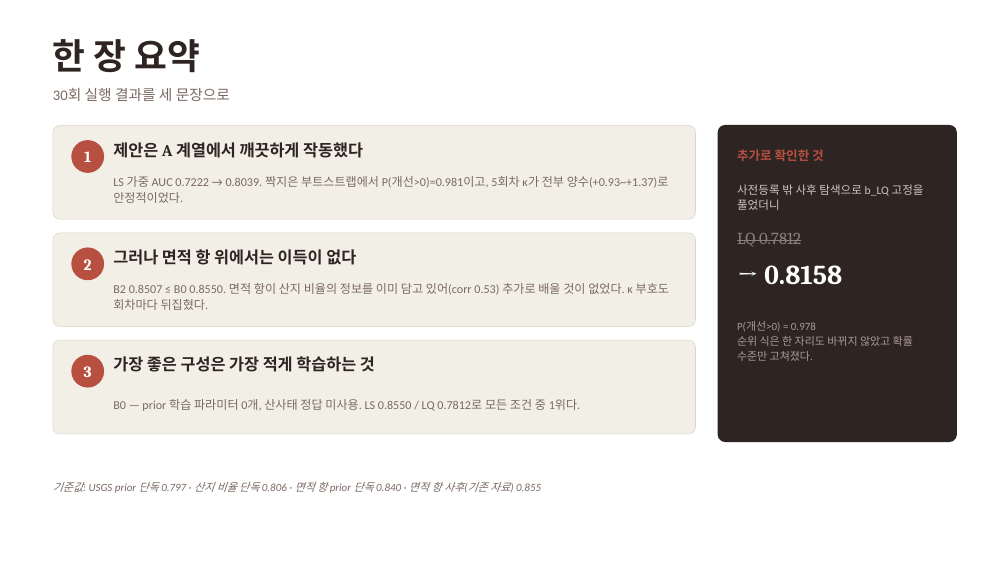
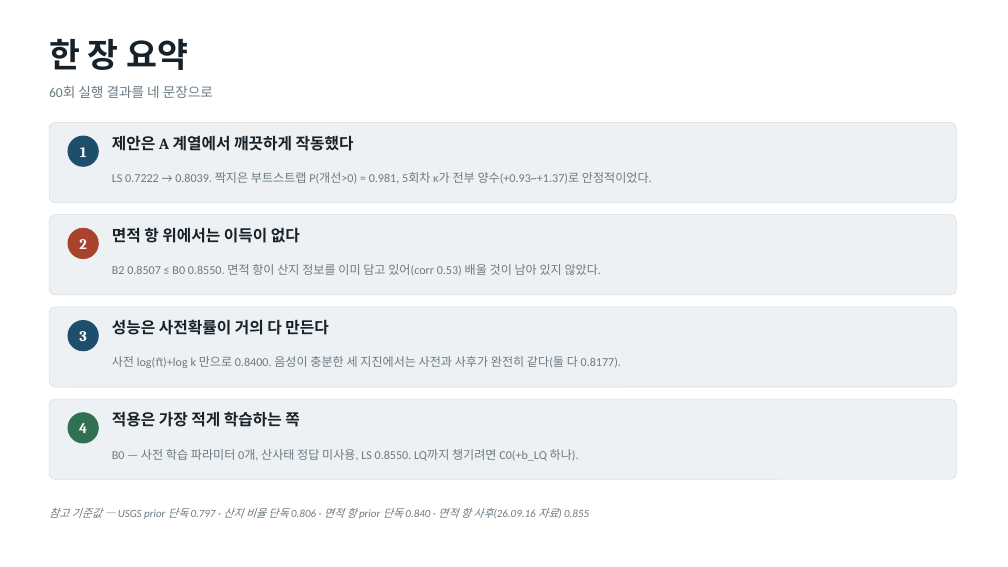
Before and after one commit to minji1217/pilotA, a slide deck: slide 2 of results/deck/LOEO_발표자료.pptx. Drawn at 1008x567 pixels with LibreOffice and Linux fonts; fonts in the diff are those of the drawing. Boxes give left, top, right and bottom in pixels: in the first picture for what was removed or moved away, otherwise in the second. Text is boxed around its words. In the diff, an @@ line names an element or a change of style, - is before the commit and + after.

```diff
--- a/results/deck/LOEO_발표자료.pptx
+++ b/results/deck/LOEO_발표자료.pptx
@@ text "한 장 요약" at [49, 39, 188, 70]: size 34 to 32 pt, text colour #2E2422 to #16212A @@
@@ text at [49, 85, 213, 98]: text changed; size 14 to 13 pt; text colour #7A6A63 to #6B7A84 @@
-30회 실행 결과를 세 문장으로
+60회 실행 결과를 네 문장으로
@@ rounded rectangle: place and size @@
-rounded rectangle at [53, 126, 696, 219]
+rounded rectangle at [49, 123, 957, 203]
@@ ellipse: place and size @@
-ellipse at [72, 141, 104, 172]
+ellipse at [68, 136, 98, 166]
@@ ellipse at [68, 136, 98, 166]: fill #B85042 to #1D4E6B; outline #B85042 1 pt to #1D4E6B 1 pt @@
@@ text "제안은 A 계열에서 깨끗하게 작동했다" at [112, 135, 354, 151]: size 15.5 to 15 pt, text colour #2E2422 to #16212A @@
@@ rounded rectangle removed at [718, 126, 957, 442] @@
@@ text removed at [737, 149, 824, 161] @@
-추가로 확인한 것
@@ text at [112, 172, 652, 184]: text changed; text colour #7A6A63 to #6B7A84 @@
-LS 가중 AUC 0.7222 → 0.8039. 짝지은 부트스트랩에서 P(개선>0)=0.981이고, 5회차 κ가 전부 양수(+0.93~+1.37)로 안정적이었다.
+LS 0.7222 → 0.8039. 짝지은 부트스트랩 P(개선>0) = 0.981, 5회차 κ가 전부 양수(+0.93~+1.37)로 안정적이었다.
@@ text removed at [737, 184, 924, 210] @@
-사전등록 밖 사후 탐색으로 b_LQ 고정을 풀었더니
@@ rounded rectangle: place and size @@
-rounded rectangle at [53, 233, 696, 327]
+rounded rectangle at [49, 215, 957, 295]
@@ text "2": place and size @@
-text "2" at [84, 259, 92, 270]
+text "2" at [79, 239, 86, 249]
@@ ellipse: place and size @@
-ellipse at [72, 248, 104, 280]
+ellipse at [68, 228, 98, 259]
@@ ellipse at [68, 228, 98, 259]: fill #B85042 to #A8442E; outline #B85042 1 pt to #A8442E 1 pt @@
@@ text at [112, 227, 300, 243]: text changed; size 15.5 to 15 pt; text colour #2E2422 to #16212A @@
-그러나 면적 항 위에서는 이득이 없다
+면적 항 위에서는 이득이 없다
@@ text removed at [737, 233, 801, 247] @@
-LQ 0.7812
@@ text at [112, 264, 601, 275]: text changed; text colour #7A6A63 to #6B7A84 @@
-B2 0.8507 ≤ B0 0.8550. 면적 항이 산지 비율의 정보를 이미 담고 있어(corr 0.53) 추가로 배울 것이 없었다. κ 부호도 회차마다 뒤집혔다.
+B2 0.8507 ≤ B0 0.8550. 면적 항이 산지 정보를 이미 담고 있어(corr 0.53) 배울 것이 남아 있지 않았다.
@@ text removed at [764, 265, 842, 285] @@
-→ 0.8158
@@ fill #F2EFE6 to #EDF1F3; outline #DCD6CC 0.5 pt to #D6DEE3 0.5 pt; proportions changed in 3 elements at [49, 123, 957, 203], [49, 215, 957, 295], [49, 307, 957, 387] @@
@@ rounded rectangle: place and size @@
-rounded rectangle at [53, 340, 696, 434]
+rounded rectangle at [49, 307, 957, 387]
@@ size 15 to 14 pt in 3 elements at [80, 147, 87, 157], [79, 239, 86, 249], [79, 331, 86, 341] @@
@@ text "3": place and size @@
-text "3" at [84, 366, 92, 377]
+text "3" at [79, 331, 86, 341]
@@ ellipse: place and size @@
-ellipse at [72, 355, 104, 387]
+ellipse at [68, 321, 98, 351]
@@ ellipse at [68, 321, 98, 351]: fill #B85042 to #1D4E6B; outline #B85042 1 pt to #1D4E6B 1 pt @@
@@ text added at [112, 319, 328, 335], 15 pt, text #16212A, bold @@
+성능은 사전확률이 거의 다 만든다
@@ text removed at [737, 321, 913, 361] @@
-P(개선>0) = 0.978
-순위 식은 한 자리도 바뀌지 않았고 확률 수준만 고쳐졌다.
@@ text added at [112, 356, 621, 368], 11.5 pt, text #6B7A84 @@
+사전 log(π̄)+log k 만으로 0.8400. 음성이 충분한 세 지진에서는 사전과 사후가 완전히 같다(둘 다 0.8177).
@@ rounded rectangle added at [49, 399, 957, 479], fill #EDF1F3, outline #D6DEE3 0.5 pt @@
@@ ellipse added at [68, 413, 98, 443], fill #2F7150, outline #2F7150 1 pt @@
@@ text at [112, 411, 299, 427]: text changed; size 15.5 to 15 pt; text colour #2E2422 to #16212A @@
-가장 좋은 구성은 가장 적게 학습하는 것
+적용은 가장 적게 학습하는 쪽
@@ text added at [79, 423, 87, 433], 14 pt, text #FFFFFF, bold @@
+4
@@ text at [112, 449, 579, 461]: text changed; text colour #7A6A63 to #6B7A84 @@
-B0 — prior 학습 파라미터 0개, 산사태 정답 미사용. LS 0.8550 / LQ 0.7812로 모든 조건 중 1위다.
+B0 — 사전 학습 파라미터 0개, 산사태 정답 미사용, LS 0.8550. LQ까지 챙기려면 C0(+b_LQ 하나).
@@ text at [49, 508, 589, 519]: text changed; text colour #7A6A63 to #6B7A84 @@
-기준값: USGS prior 단독 0.797 · 산지 비율 단독 0.806 · 면적 항 prior 단독 0.840 · 면적 항 사후(기존 자료) 0.855
+참고 기준값 — USGS prior 단독 0.797 · 산지 비율 단독 0.806 · 면적 항 prior 단독 0.840 · 면적 항 사후(26.09.16 자료) 0.855
```
Also in this commit, not shown: 11 other slides changed, 4 slides added, 2 slides removed, 2 other files.
